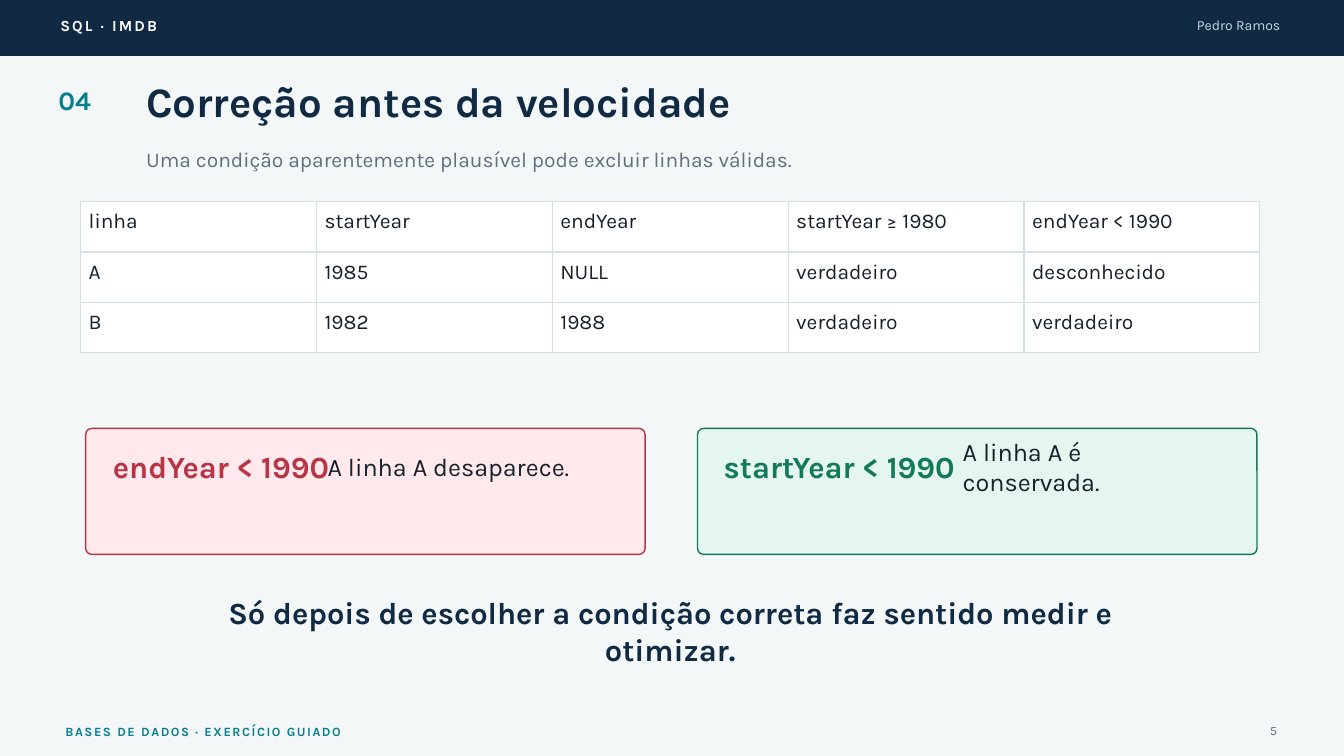
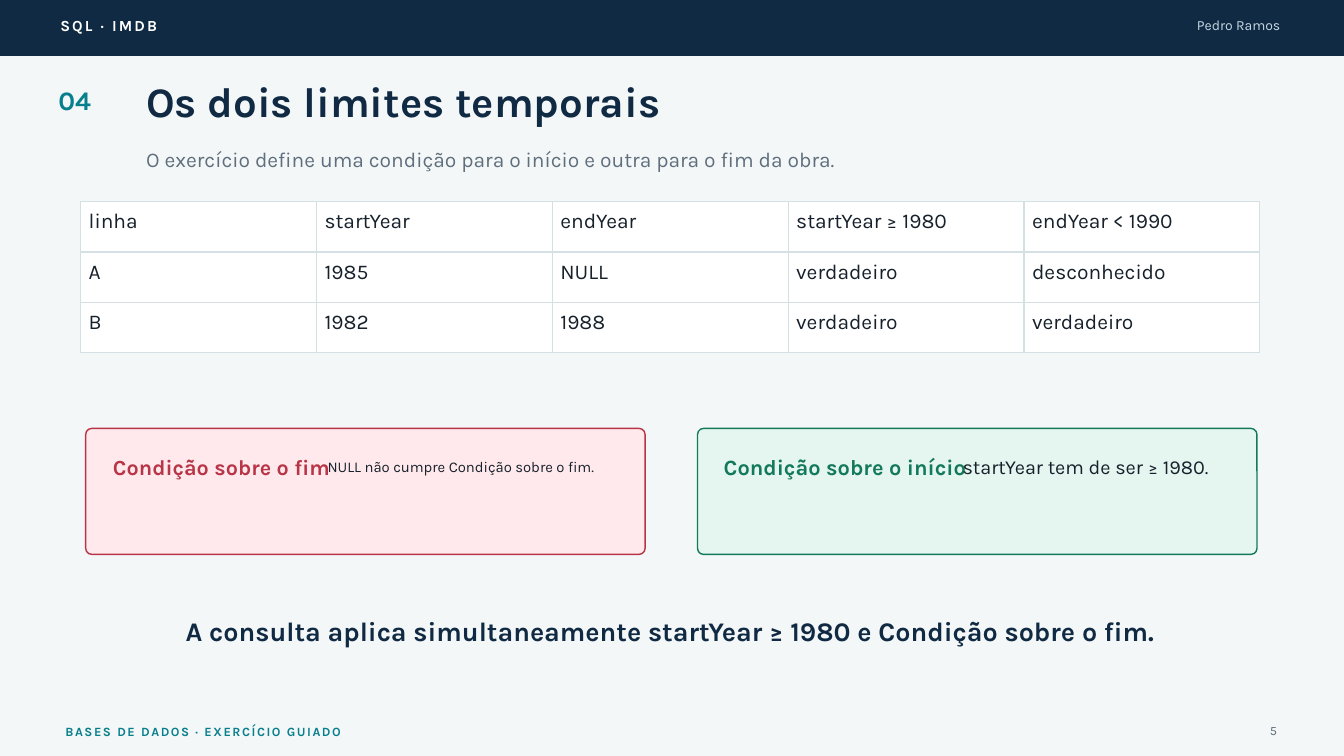
Before and after one commit to pnramos-iscte/docker, a slide deck: slide 5 of docs/anos80/IMDb_Anos80_slides.pptx. Drawn at 1344x756 pixels with LibreOffice and Linux fonts; fonts in the diff are those of the drawing. Boxes give left, top, right and bottom in pixels: in the first picture for what was removed or moved away, otherwise in the second. Text is boxed around its words. In the diff, an @@ line names an element or a change of style, - is before the commit and + after.

```diff
--- a/docs/anos80/IMDb_Anos80_slides.pptx
+++ b/docs/anos80/IMDb_Anos80_slides.pptx
@@ text at (146,87,660,127): text changed @@
-Correção antes da velocidade
+Os dois limites temporais
@@ text at (146,151,835,172): text changed @@
-Uma condição aparentemente plausível pode excluir linhas válidas.
+O exercício define uma condição para o início e outra para o fim da obra.
@@ text at (113,459,329,480): text changed; size 22 to 15.5 pt @@
-endYear < 1990
+Condição sobre o fim
@@ text at (328,462,594,476): text changed; size 18 to 10.6 pt @@
-A linha A desaparece.
+NULL não cumpre Condição sobre o fim.
@@ text at (724,458,966,480): text changed; size 22 to 15.6 pt @@
-startYear < 1990
+Condição sobre o início
@@ text at (963,460,1209,475): text changed; size 18 to 14.2 pt @@
-A linha A é conservada.
+startYear tem de ser ≥ 1980.
@@ text at (186,621,1154,648): text changed; size 22 to 19.3 pt @@
-Só depois de escolher a condição correta faz sentido medir e otimizar.
+A consulta aplica simultaneamente startYear ≥ 1980 e Condição sobre o fim.
```
Also in this commit, not shown: 3 other slides changed, 2 other files.
